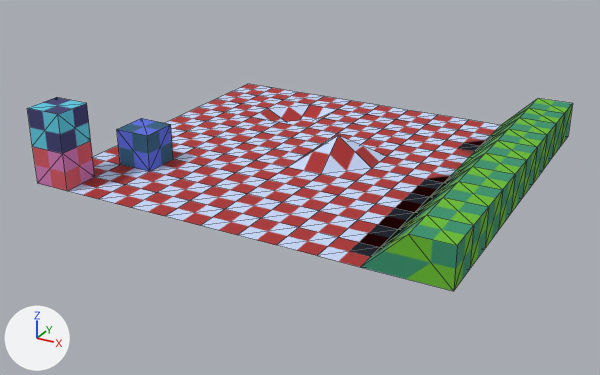
The OBJ model asset/room/test/mesh.obj as it was, and as the next commit left it.
Rendered twice from a 50 mm camera at (20.3, -37.5, 16.7) aimed at (0.6, -1.6, -1.2). The axes (+X, +Y, +Z) are drawn at lower left. The lights are the same throughout. Mesh edges are drawn as thin lines. Where no turn or scale is listed for an object, it has been applied to the vertices.
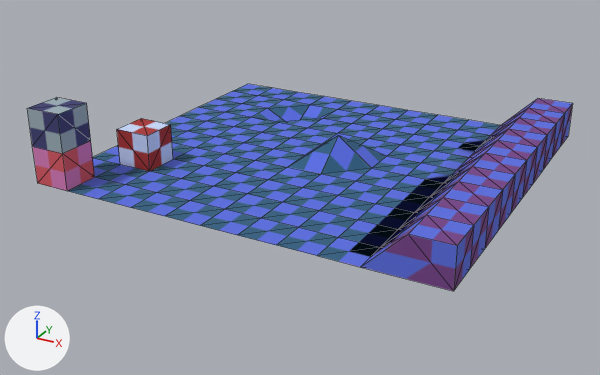
What changed in the scene script:
```text
Add img_texture_0_png:
    img_texture_0_png = load_image('texture_0.png', 'texture_0.png', 96, 96, 'sRGB')
Change mat_material0:
    where n2 = _N.new('ShaderNodeTexImage'); n2.name = 'Image Texture'
    n2.image: img_test_0_png -> img_texture_0_png
    where n3 = _N.new('ShaderNodeTexImage'); n3.name = 'Image Texture.001'
    n3.image: img_test_0_png -> img_texture_0_png
```

Boxes [x1, y1, x2, y2] around the edits, measured in the pictures (600 x 375 px):
'Default', surface changed
    both: [27, 84, 573, 291]
